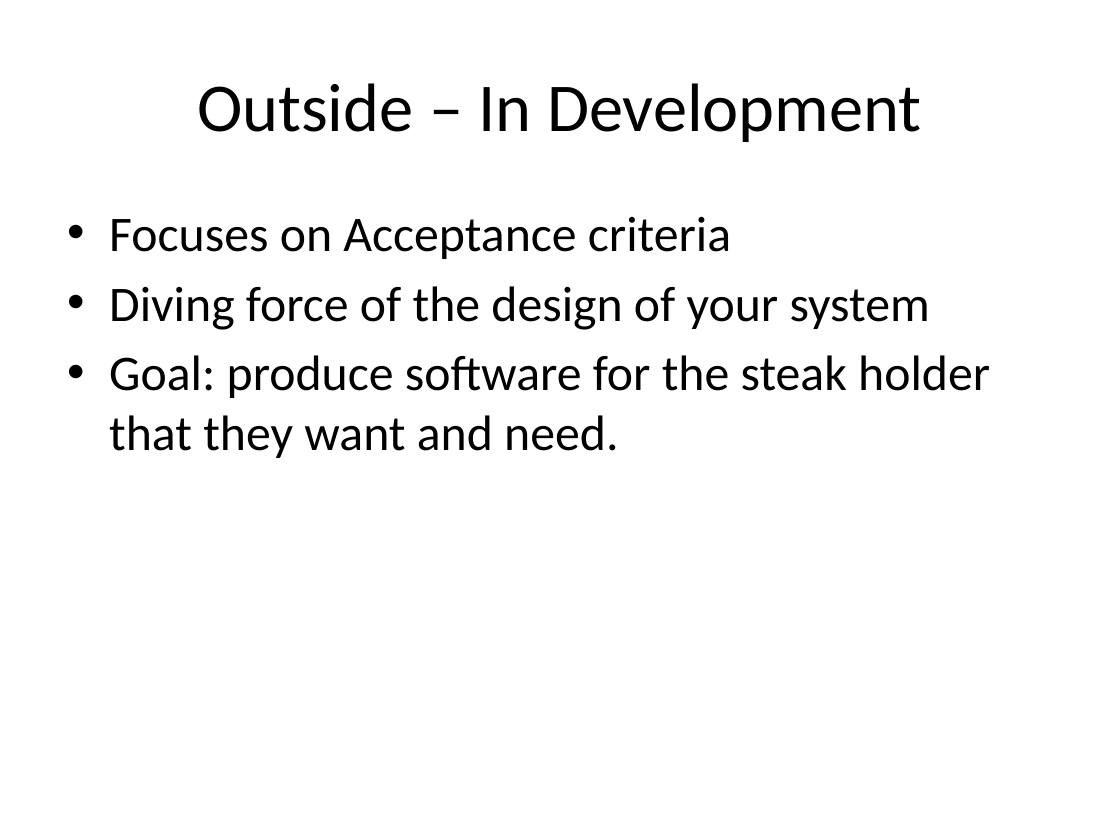
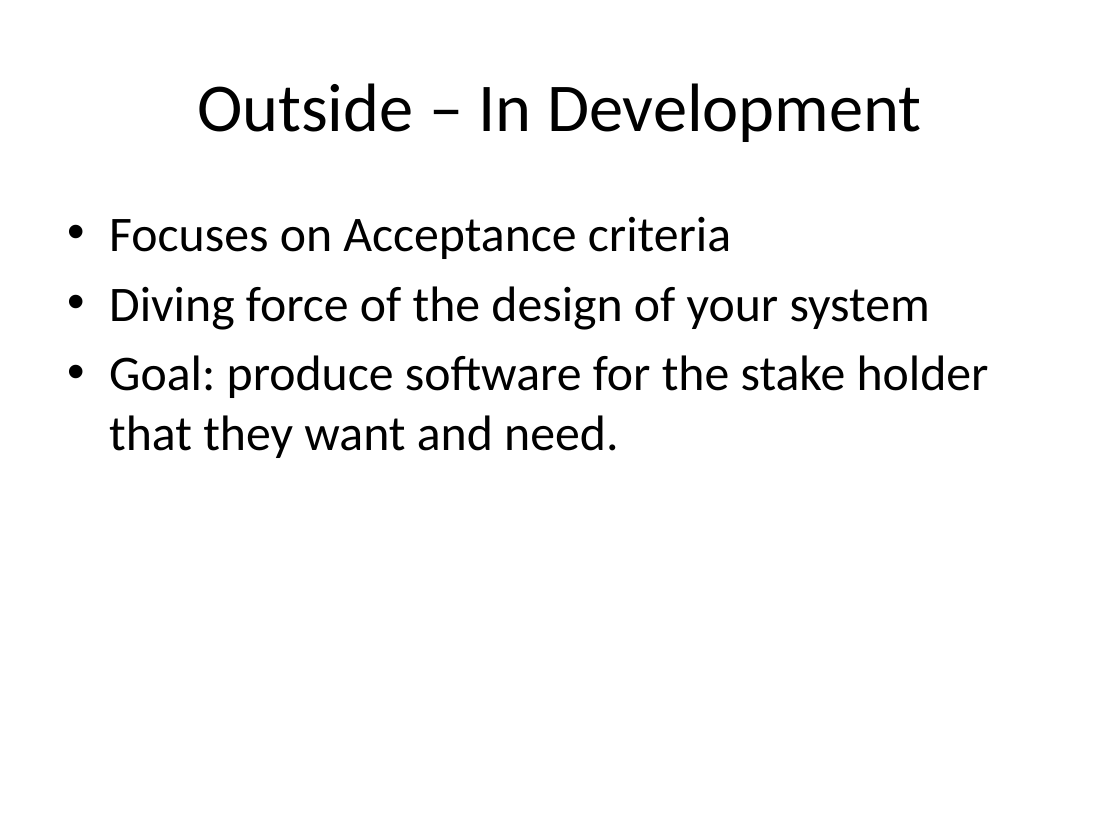
Before and after one commit to jerrelblankenship/Presentations, a slide deck: slide 4 of ColumbusCodeCamp2012/Slides/BDDWebApp.pptx (slide 5 before the commit). Drawn at 1120x840 pixels with LibreOffice and Linux fonts; fonts in the diff are those of the drawing. Boxes give left, top, right and bottom in pixels: in the first picture for what was removed or moved away, otherwise in the second. Text is boxed around its words. In the diff, an @@ line names an element or a change of style, - is before the commit and + after.

```diff
--- a/ColumbusCodeCamp2012/Slides/BDDWebApp.pptx
+++ b/ColumbusCodeCamp2012/Slides/BDDWebApp.pptx
@@ text at (x1=109, y1=355, x2=989, y2=458): text changed @@
-• Goal: produce software for the steak holder that they want and need.
+• Goal: produce software for the stake holder that they want and need.
```
Also in this commit, not shown: 4 other slides changed, 1 slide added, 1 slide removed.
